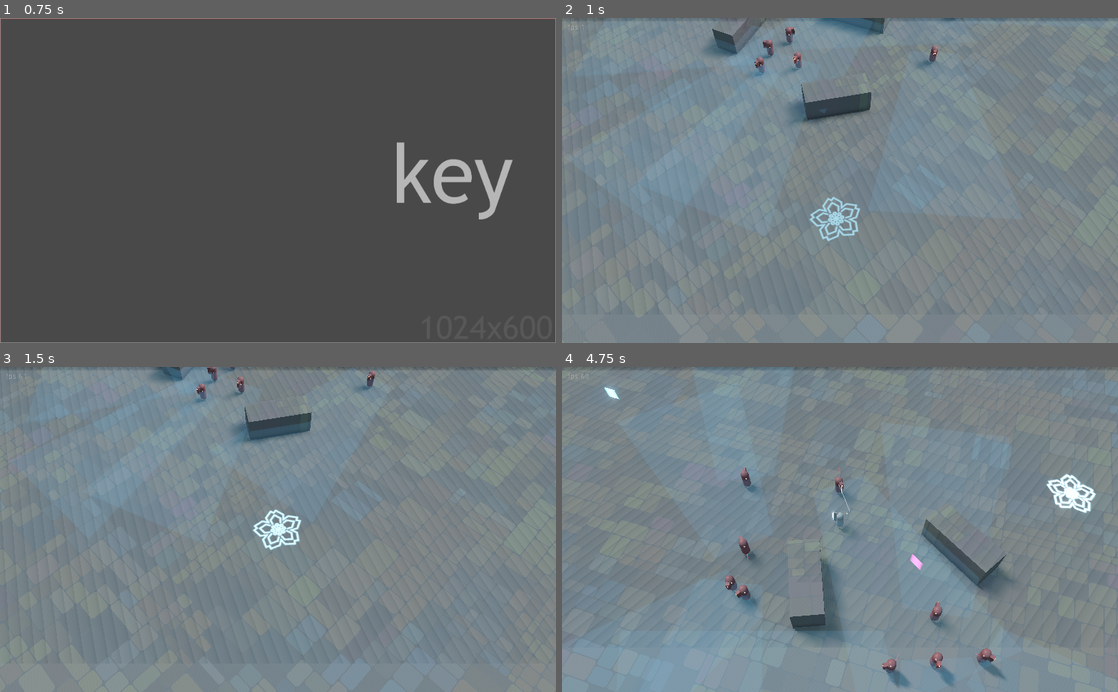
Above: before the commit, frames 1-4 (two rows, left to right).
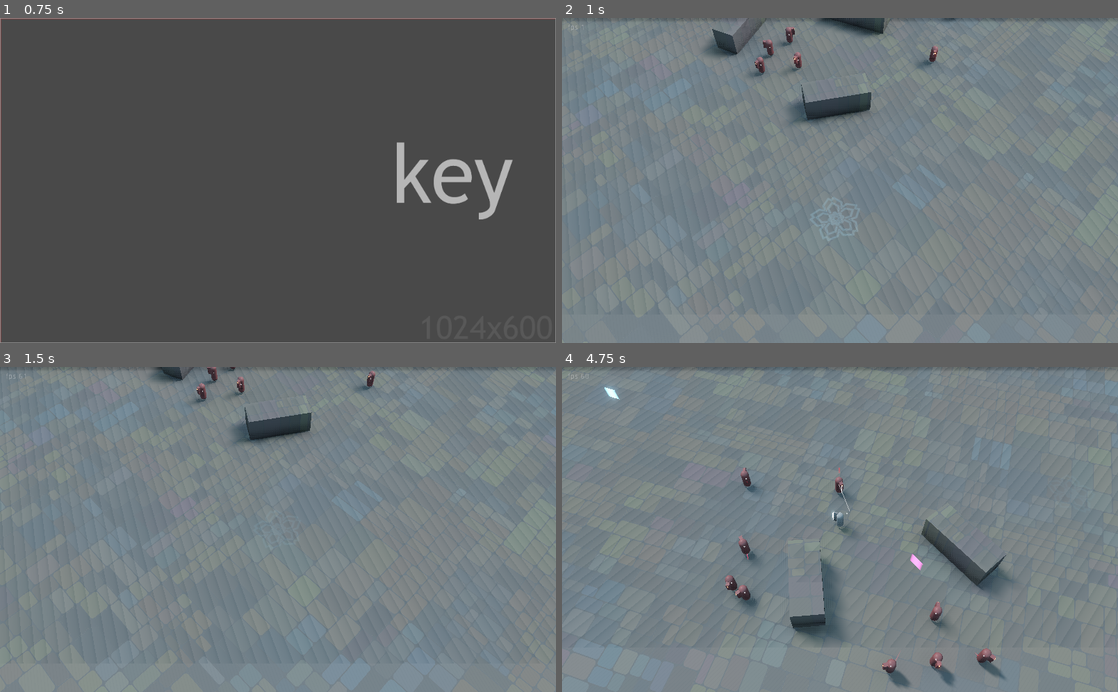
Above: after the commit, the same moments.

Repository: ioxu/key
Game: Godot game, scene res://scenes/splash.tscn
Same seed, same stepped clock (60 frames per second), same inputs: the game is played once before the commit and once after it.
Inputs (mouse positions are in pixels of both pictures, inside the frame that each line leads up to):
- Up to frame 1 (0.75 s): tap Enter at 0.5 s; move the mouse to (400, 164) at 0.52 s; hold D (move_right) from 0.53 s (still down); hold Left (camera_rotate_left) from 0.53 s (still down); click (400, 164) at 0.67 s
- Up to frame 2 (1 s): keep holding D (move_right); keep holding Left (camera_rotate_left); tap Space (jump) at 0.77 s
- Up to frame 3 (1.5 s): move the mouse to (166, 545) at 1.27 s; release D (move_right) at 1.28 s; release Left (camera_rotate_left) at 1.28 s; hold S (move_down) from 1.28 s (still down); tap Right (camera_rotate_right) at 1.35 s
- Up to frame 4 (4.75 s): tap Space (jump) at 1.52, 3.02, 3.77, 4.52 s; move the mouse to (895, 458) at 2.02 s; release S (move_down) at 2.03 s; hold D (move_right) 2.03-2.78 s; click (895, 458) at 2.1 s; move the mouse to (812, 594) at 2.77 s; hold W (move_up) 2.78-3.53 s; tap Left (camera_rotate_left) at 2.85 s; click (812, 594) at 2.92 s; move the mouse to (1006, 578) at 3.52 s; hold Right (camera_rotate_right) 3.53-4.28 s; hold A (move_left) from 3.53 s (still down); move the mouse to (673, 480) at 4.27 s; click (673, 480) at 4.35 s

Frame 1 is identical in both runs. In frame 2, 4.9% of the frame differs, in the area x 13-84%, y 0-69%; in frame 3, 3.1%; in frame 4, 9.8%, in the area x 10-97%, y 0-100%.

Commit message:
cache bias to Curve

Diff:
--- a/data/enemies/Enemy.gd
+++ b/data/enemies/Enemy.gd
@@ -87,7 +87,7 @@
 	var damage = damage_rng.randf_range(bullet.damage_range[0], bullet.damage_range[1])
 	health -= damage
 	hurt_meter.set_factor( 1.0 - health/initial_health )
-	print("  bullet damage %s, health %s"%[damage, health])
+	#print("  bullet damage %s, health %s"%[damage, health])
 
 	if health <= 0.0:
 		if DO_TRAVEL_PATH:
@@ -198,12 +198,10 @@
 	if distance < 2.5:
 		$alert_icon.modulate = Color(0.245132, 0.485675, 0.996094) *3.0
 		direction = (target.global_transform.origin - global_transform.origin).normalized() * 2.0
-		#direction = 1.0 * direction.normalized()
 		movement_speed = -2.0 * delta * rush_speed
 	elif distance > 13.0:
 		$alert_icon.modulate = Color(0.996094, 0.245132, 0.96676) *3.0
 		direction = -1.0 *(target.global_transform.origin - global_transform.origin).normalized() * 2.0
-		#direction = -1.0 * direction.normalized()
 		movement_speed = -1.5 * delta * rush_speed
 	else:
 		$alert_icon.modulate = original_alert_icon_modulate
--- a/data/enemies/Enemy.tscn
+++ b/data/enemies/Enemy.tscn
@@ -121,16 +121,17 @@
 
 [node name="vision_area" type="Area" parent="."]
 transform = Transform( -1, 0, -3.25841e-07, 0, 1, 0, 3.25841e-07, 0, -1, 0, 0.538681, 0 )
+visible = false
 collision_layer = 64
 collision_mask = 3
 
 [node name="CollisionPolygon" type="CollisionPolygon" parent="vision_area"]
 transform = Transform( -1.62921e-07, -1, 1.62921e-07, 0, -1.62921e-07, -1, 1, -1.62921e-07, 2.65431e-14, 0, 0, 0 )
-polygon = PoolVector2Array( 0, 2, 15, 5, 15, -5, 0, -2 )
+polygon = PoolVector2Array( -2, 2, 15, 5, 15, -5, -2, -2 )
 
 [node name="CSGPolygon" type="CSGPolygon" parent="vision_area"]
 transform = Transform( -1.62921e-07, -1, 1.62921e-07, 0, -1.62921e-07, -1, 1, -1.62921e-07, 2.65431e-14, 0, -0.5, 0 )
-polygon = PoolVector2Array( 0, -2, 0, 2, 15, 5, 15, -5 )
+polygon = PoolVector2Array( -2, -2, -2, 2, 15, 5, 15, -5 )
 depth = 0.139
 material = SubResource( 9 )
 
--- a/data/scripts/travel_path_line.gd
+++ b/data/scripts/travel_path_line.gd
@@ -11,9 +11,9 @@
 onready var track_object = get_node(track_object_path)
 onready var last_position := Vector3.ZERO
 
-#onready var trail_material = preload("res://data/shaders/trail_material.tres")
 onready var trail_material = preload("res://data/shaders/trail_shader_material.tres")
 
+onready var falloff_lut = Util.bias_lut(0.22, 50)
 
 func _ready():
 	set_as_toplevel(true)
@@ -35,7 +35,7 @@
 	var p_size = point_array.size()
 	for i in range(p_size):
 		if i !=0:
-			set_color(trail_colour * Color(1.0, 1.0, 1.0, bias(float(i)/p_size, 0.22)))
+			set_color(trail_colour * Color(1.0, 1.0, 1.0, falloff_lut.interpolate_baked(float(i)/p_size)))
 		else:
 			set_color(trail_colour * Color(1.0, 1.0, 1.0, 0.0))
 		add_vertex(point_array[i])
@@ -43,15 +43,8 @@
 #	begin(Mesh.PRIMITIVE_POINTS)
 #	for i in range(p_size):
 #		if i !=0:
-#			set_color(trail_colour * Color(1.0, 1.0, 1.0, bias(float(i)/p_size, 0.22)))
+#			set_color(trail_colour * Color(1.0, 1.0, 1.0, falloff_lut(float(i)/p_size)))
 #		else:
 #			set_color(trail_colour * Color(1.0, 1.0, 1.0, 0.0))
 #		add_vertex(point_array[i])
 #	end()
-
-func bias(value, b):
-	b = -log2(1.0 - b)
-	return 1.0 - pow(1.0 - pow(value, 1.0/b), b)
-
-func log2(value):
-	return log(value) / log(2)
--- a/data/spawn_points/spawn_point_player.gd
+++ b/data/spawn_points/spawn_point_player.gd
@@ -14,7 +14,7 @@
 
 
 func transport_player_to_spawn_point():
-	print("begin recall to spawnpoint")
+	print("begin recall to spawnpoint ..")
 	player.set_active( false )
 	#yield(get_tree().create_timer(1.0), "timeout")
 	$arrival_tween.interpolate_property(
@@ -31,7 +31,7 @@
 
 
 func _on_arrival_tween_tween_completed(object, key):
-	print("arrived at spawnpoint")
+	print(".. arrived at spawnpoint")
 	#$arrival_tween.stop(player, "translation")
 	$arrival_tween.remove_all()
 	player.respawn()
--- a/data/spawn_points/spawn_point_player.tscn
+++ b/data/spawn_points/spawn_point_player.tscn
@@ -7,16 +7,17 @@
 
 [sub_resource type="SpatialMaterial" id=2]
 flags_transparent = true
-albedo_color = Color( 0.360784, 0.501961, 0.52549, 1 )
+albedo_color = Color( 0.360784, 0.501961, 0.52549, 0.0941176 )
 albedo_texture = ExtResource( 1 )
 emission_enabled = true
 emission = Color( 0.552941, 0.756863, 0.858824, 1 )
-emission_energy = 3.08223
+emission_energy = 0.315452
 emission_operator = 0
 emission_on_uv2 = false
 
 [sub_resource type="Animation" id=3]
 resource_name = "pulse"
+length = 1.5
 loop = true
 tracks/0/type = "bezier"
 tracks/0/path = NodePath("MeshInstance:material/0:emission_energy")
@@ -25,8 +26,8 @@
 tracks/0/imported = false
 tracks/0/enabled = true
 tracks/0/keys = {
-"points": PoolRealArray( 0.655703, -0.25, 0, 1.1, 0.169182, 11.1882, -0.05, -0.340784, 0.22, -0.00534141, 0.624255, -0.25, 0, 0.25, 0 ),
-"times": PoolRealArray( 0, 1, 1.1 )
+"points": PoolRealArray( 0.307418, -0.25, 0, 1.1, 0.169182, 4.21876, -0.05, -0.340784, 0.22, -0.00534141 ),
+"times": PoolRealArray( 0, 1.4 )
 }
 
 [node name="spawn_point_player" type="Spatial"]
--- a/data/weapons/pulse_shard/pulse_shard.tscn
+++ b/data/weapons/pulse_shard/pulse_shard.tscn
@@ -124,8 +124,8 @@
 tracks/8/imported = false
 tracks/8/enabled = true
 tracks/8/keys = {
-"points": PoolRealArray( 2.48242, -0.25, 0, 0.0177556, -0.419304, 0.857616, -0.1551, 0.628956, 0.0430211, -0.115309, 0, -0.25, 0, 0.25, 0 ),
-"times": PoolRealArray( 0, 0.19, 1 )
+"points": PoolRealArray( 4.79836, -0.25, 0, 0.0177556, -0.419304, 0.599209, -0.27, 0.981171, 0.16, -0.527284, 0, -0.25, 0, 0.25, 0 ),
+"times": PoolRealArray( 0.01, 0.33, 1 )
 }
 
 [node name="pulse_shard" instance=ExtResource( 1 )]
--- a/project.godot
+++ b/project.godot
@@ -134,5 +134,6 @@
 [rendering]
 
 quality/directional_shadow/size=8192
+quality/shadow_atlas/size=8192
 quality/filters/msaa=3
 environment/default_environment="res://default_env.tres"
--- a/scenes/level.tscn
+++ b/scenes/level.tscn
@@ -27,8 +27,9 @@
 ambient_light_energy = 0.5
 tonemap_mode = 2
 ssao_enabled = true
+ssao_radius = 3.0
+ssao_intensity = 3.0
 ssao_radius2 = 0.5
-ssao_intensity2 = 2.0
 ssao_quality = 0
 glow_enabled = true
 glow_levels/1 = true
--- a/scenes/player/player.gd
+++ b/scenes/player/player.gd
@@ -21,7 +21,6 @@
 
 func set_active(new_value):
 	active = new_value
-	#visible = new_value
 	$CollisionShape.disabled = !new_value
 	targetable = new_value
 	$Controller.set_physics_process(new_value)
--- a/scenes/player/player.tscn
+++ b/scenes/player/player.tscn
@@ -45,6 +45,7 @@
 collision_layer = 2147483649
 collision_mask = 22
 script = ExtResource( 5 )
+initial_health = 10000.0
 
 [node name="CollisionShape" type="CollisionShape" parent="."]
 transform = Transform( 1, 0, 0, 0, -1.62921e-07, 1, 0, -1, -1.62921e-07, 0, 1.31509, -2.14255e-07 )
--- a/scripts/util.gd
+++ b/scripts/util.gd
@@ -6,8 +6,9 @@
 	print("game.dg autoload ready")
 
 
-# math
+# maths
 
+# bias
 func bias(value, b):
 	b = -log2(1.0 - b)
 	return 1.0 - pow(1.0 - pow(value, 1.0/b), b)
@@ -17,5 +18,16 @@
 	return log(value) / log(2)
 
 
+func bias_lut( b = 0.5, resolution = 32 ) -> Curve:
+	# baked lut of biased values for a given bias, b.
+	var lut = Curve.new()
+	lut.bake_resolution = resolution
+	resolution = float(resolution)
+	for i in range(resolution):
+		lut.add_point( Vector2(i/resolution, bias(i/resolution, b) ) )
+	return lut
+
+
+# range
 func remap_range(value, InputA, InputB, OutputA, OutputB):
 	return(value - InputA) / (InputB - InputA) * (OutputB - OutputA) + OutputA
Binary file changed: data/textures/debug/sakura.png
